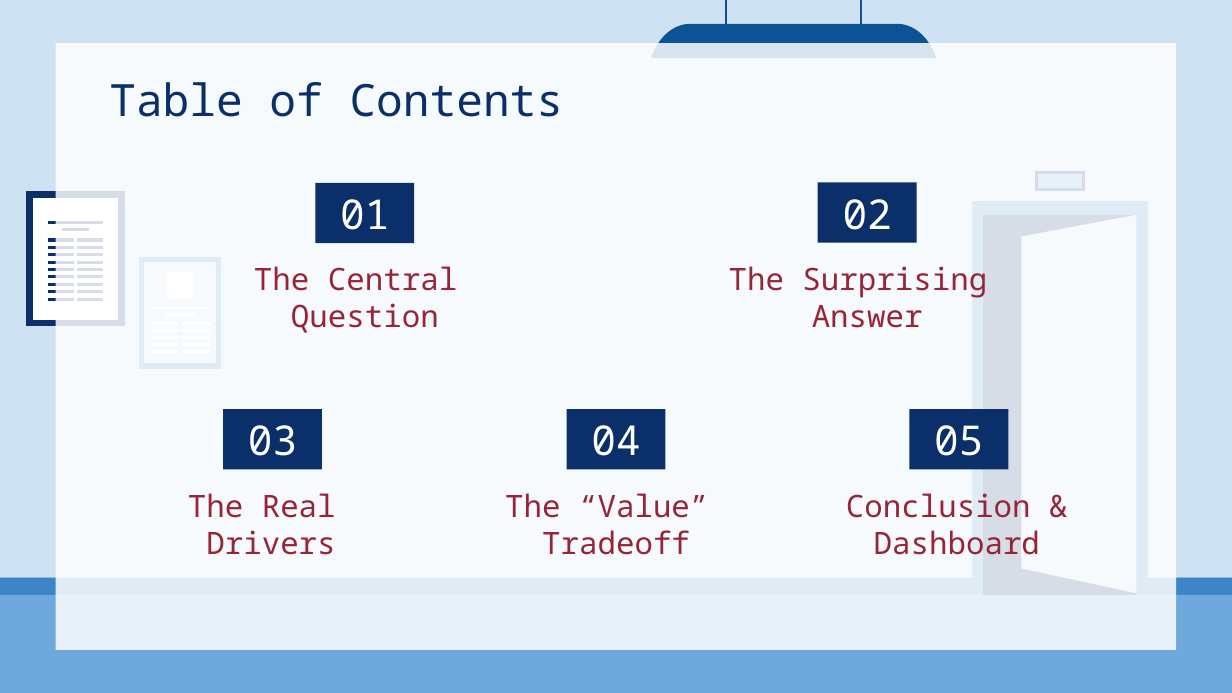
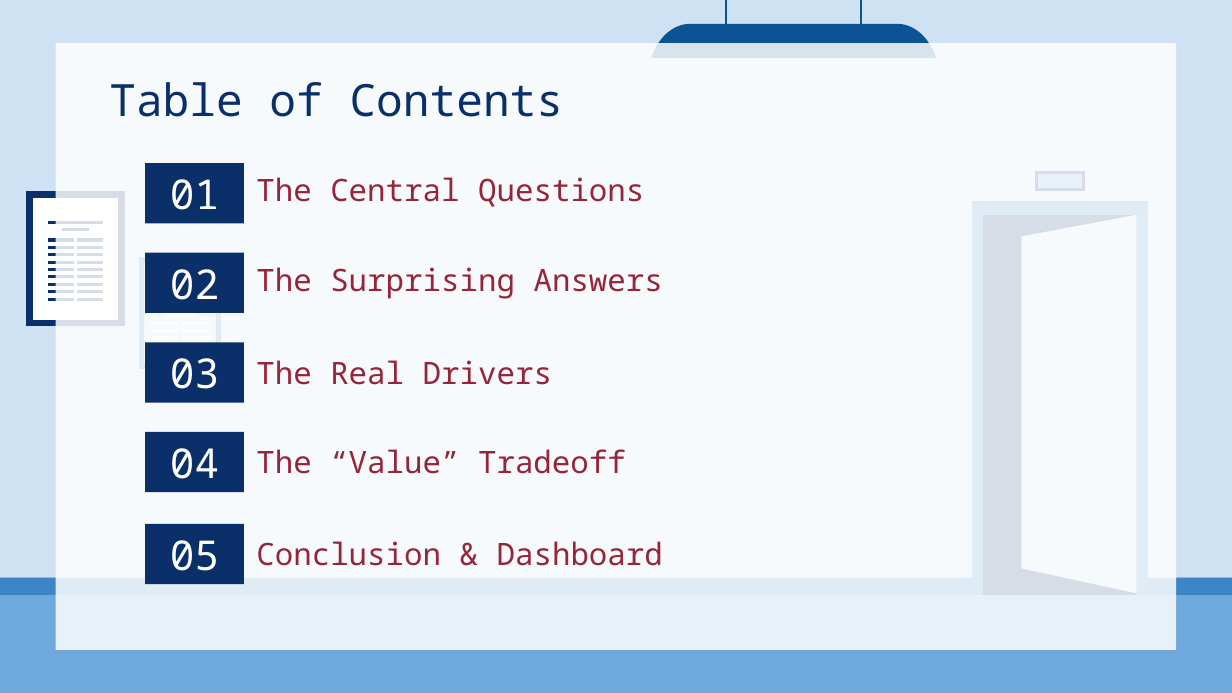
Before and after one commit to kjaques/hospital-financial-and-quality-performance, a slide deck: slide 2 of The Price of Premium Presentation.pptx. Drawn at 1232x693 pixels with LibreOffice and Linux fonts; fonts in the diff are those of the drawing. Boxes give left, top, right and bottom in pixels: in the first picture for what was removed or moved away, otherwise in the second. Text is boxed around its words. In the diff, an @@ line names an element or a change of style, - is before the commit and + after.

```diff
--- a/The Price of Premium Presentation.pptx
+++ b/The Price of Premium Presentation.pptx
@@ title "01": place and size @@
-title "01" at (315,184,414,244)
+title "01" at (145,163,244,223)
@@ subtitle at (256,177,644,207): text changed @@
-The Central
-Question
+The Central Questions
@@ title "02": place and size @@
-title "02" at (818,182,917,243)
+title "02" at (145,253,244,313)
@@ subtitle at (256,267,663,299): text changed @@
-The Surprising
-Answer
+The Surprising Answers
@@ group removed at (150,272,209,352): 4 freeform shapes @@
@@ title "03": place and size @@
-title "03" at (223,409,322,469)
+title "03" at (145,342,244,403)
@@ subtitle at (256,360,552,385): text changed @@
-The Real
-Drivers
+The Real Drivers
@@ rectangle "04": place and size @@
-rectangle "04" at (567,409,665,469)
+rectangle "04" at (145,432,244,493)
@@ text at (256,449,626,474): text changed @@
-The “Value”
-Tradeoff
+The “Value” Tradeoff
@@ title "05": place and size @@
-title "05" at (909,409,1008,469)
+title "05" at (145,524,244,584)
@@ subtitle at (256,541,663,566): text changed @@
-Conclusion &
-Dashboard
+Conclusion & Dashboard
```
Also in this commit, not shown: 1 other slide changed, 6 other files.
